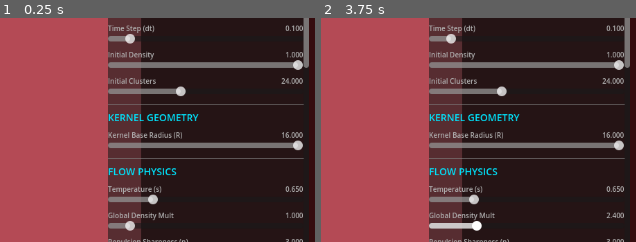
Above: before the commit, frames 1-2 (left to right).
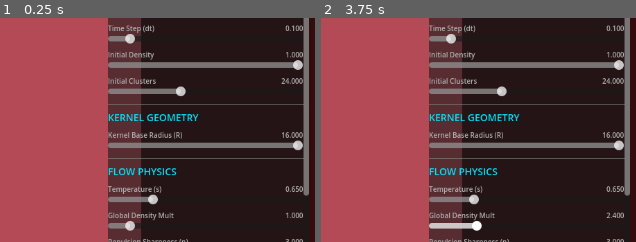
Above: after the commit, the same moments.

Repository: pvtrcorps/L_0001
Game: Godot game, scene res://simulation/Main.tscn
Two runs of this game, one before a commit and one after it. Both use one fixed random seed, a clock stepped at 60 frames per second and the inputs below.
Inputs (mouse positions are % of the whole screen's width and height, from its top left):
- Up to frame 1 (0.25 s): no input
- Up to frame 2 (3.75 s): tap Enter at 0.5, 2, 3.5 s; move the mouse to (65, 45) at 0.52 s; click (65, 45) at 0.67 s; tap Space at 1.25, 2.75 s; drag from (11, 55) to (30, 70) at 1.27 s; move the mouse to (49, 28) at 2.02 s; click (49, 28) at 2.17 s; drag from (30, 70) to (outside the picture) at 2.77 s; move the mouse to (75, 65) at 3.52 s; click (75, 65) at 3.67 s
The pictures show only the part of the screen within x 50-100%, y 19-69%; the shares and areas given below are measured in that part.

The runs differ from the first frame. In frame 1, 1.1% of the frame differs, in the area x 96-99%, y 21-80%; in frame 2, 1.1%.
Error before the commit: Cannot call method 'compute_list_begin' on a null value. (res://simulation/LeniaSimulation.gd:431)
Error after the commit: Parse Error: Cannot infer the type of "mouse_x" variable because the value doesn't have a set type. (res://simulation/GeneRangeSlider.gd:63)

Commit message:
UI: consolidate 16 gene ranges into dual-handle sliders

Diff:
--- /dev/null
+++ b/simulation/GeneRangeSlider.gd
@@ -0,0 +1,106 @@
+extends Control
+
+signal range_changed(min_value: float, max_value: float)
+
+@export var min_limit: float = 0.0:
+	set(value):
+		min_limit = value
+		queue_redraw()
+
+@export var max_limit: float = 1.0:
+	set(value):
+		max_limit = max(value, min_limit + 0.0001)
+		queue_redraw()
+
+@export var step: float = 0.01
+@export var handle_radius: float = 7.0
+
+var min_value: float = 0.25:
+	set(value):
+		min_value = _snap(clamp(value, min_limit, max_value))
+		queue_redraw()
+
+var max_value: float = 0.75:
+	set(value):
+		max_value = _snap(clamp(value, min_value, max_limit))
+		queue_redraw()
+
+var _dragging_min := false
+var _dragging_max := false
+
+func _ready():
+	custom_minimum_size = Vector2(0, 24)
+	mouse_filter = MOUSE_FILTER_STOP
+
+func setup(initial_min: float, initial_max: float, limit_min: float, limit_max: float, step_value: float = 0.01) -> void:
+	min_limit = limit_min
+	max_limit = limit_max
+	step = step_value
+	min_value = clamp(initial_min, min_limit, max_limit)
+	max_value = clamp(initial_max, min_value, max_limit)
+	queue_redraw()
+
+func _draw() -> void:
+	var center_y := size.y * 0.5
+	var left := handle_radius
+	var right := max(left + 1.0, size.x - handle_radius)
+
+	# Base track
+	draw_line(Vector2(left, center_y), Vector2(right, center_y), Color(0.25, 0.25, 0.25), 4.0)
+
+	# Active range
+	var min_x := _value_to_x(min_value)
+	var max_x := _value_to_x(max_value)
+	draw_line(Vector2(min_x, center_y), Vector2(max_x, center_y), Color(0.2, 0.8, 1.0), 5.0)
+
+	# Handles
+	draw_circle(Vector2(min_x, center_y), handle_radius, Color(0.85, 0.85, 0.9))
+	draw_circle(Vector2(max_x, center_y), handle_radius, Color(0.85, 0.85, 0.9))
+
+func _gui_input(event: InputEvent) -> void:
+	if event is InputEventMouseButton and event.button_index == MOUSE_BUTTON_LEFT:
+		if event.pressed:
+			var mouse_x := event.position.x
+			var min_x := _value_to_x(min_value)
+			var max_x := _value_to_x(max_value)
+			if abs(mouse_x - min_x) <= abs(mouse_x - max_x):
+				_dragging_min = true
+			else:
+				_dragging_max = true
+			_update_drag(event.position.x)
+		else:
+			_dragging_min = false
+			_dragging_max = false
+	elif event is InputEventMouseMotion:
+		if _dragging_min or _dragging_max:
+			_update_drag(event.position.x)
+
+func _update_drag(mouse_x: float) -> void:
+	var value := _x_to_value(mouse_x)
+	if _dragging_min:
+		var next_min := _snap(clamp(value, min_limit, max_value))
+		if not is_equal_approx(next_min, min_value):
+			min_value = next_min
+			emit_signal("range_changed", min_value, max_value)
+	elif _dragging_max:
+		var next_max := _snap(clamp(value, min_value, max_limit))
+		if not is_equal_approx(next_max, max_value):
+			max_value = next_max
+			emit_signal("range_changed", min_value, max_value)
+
+func _value_to_x(value: float) -> float:
+	if is_equal_approx(max_limit, min_limit):
+		return handle_radius
+	var t := (value - min_limit) / (max_limit - min_limit)
+	return lerp(handle_radius, max(size.x - handle_radius, handle_radius + 1.0), t)
+
+func _x_to_value(x: float) -> float:
+	var left := handle_radius
+	var right := max(left + 1.0, size.x - handle_radius)
+	var t := inverse_lerp(left, right, clamp(x, left, right))
+	return lerp(min_limit, max_limit, t)
+
+func _snap(value: float) -> float:
+	if step <= 0.0:
+		return value
+	return snappedf(value, step)
--- a/simulation/Main.gd
+++ b/simulation/Main.gd
@@ -3,6 +3,7 @@
 @onready var sim = $LeniaSimulation
 @onready var ui_container = $CanvasLayer/UI/Panel/Scroll/VBox
 const GeneHistogram = preload("res://simulation/GeneHistogram.gd")
+const GeneRangeSlider = preload("res://simulation/GeneRangeSlider.gd")
 var histogram_display
 var species_container
 var tooltip_panel
@@ -44,24 +45,22 @@
 		["wind_speed", "Wind Speed", 0.0, 2.0, 0.05]
 	],
 	"Gene Pools (Init)": [
-		["g_mu_min", "Archetype (Mu) Min", 0.0, 1.0, 0.05],
-		["g_mu_max", "Archetype (Mu) Max", 0.0, 1.0, 0.05],
-		["g_sigma_min", "Stability (Sigma) Min", 0.0, 1.0, 0.05],
-		["g_sigma_max", "Stability (Sigma) Max", 0.0, 1.0, 0.05],
-		["g_radius_min", "Effect Radius Min", 0.0, 1.0, 0.05],
-		["g_radius_max", "Effect Radius Max", 0.0, 1.0, 0.05],
-		["g_viscosity_min", "Viscosity Min", 0.0, 1.0, 0.05],
-		["g_viscosity_max", "Viscosity Max", 0.0, 1.0, 0.05],
-		["g_mobility_min", "Mobility Min", 0.0, 1.0, 0.05],
-		["g_mobility_max", "Mobility Max", 0.0, 1.0, 0.05],
-		["g_affinity_min", "Cohesion (Affinity) Min", 0.0, 1.0, 0.05],
-		["g_affinity_max", "Cohesion (Affinity) Max", 0.0, 1.0, 0.05],
-		["g_density_tol_min", "Density Tolerance Min", 0.0, 1.0, 0.05],
-		["g_density_tol_max", "Density Tolerance Max", 0.0, 1.0, 0.05],
-		["g_secretion_min", "Secretion Min", 0.0, 1.0, 0.05],
-		["g_secretion_max", "Secretion Max", 0.0, 1.0, 0.05],
-		["g_sensitivity_min", "Sensitivity Min", 0.0, 1.0, 0.05],
-		["g_sensitivity_max", "Sensitivity Max", 0.0, 1.0, 0.05]
+		["g_mu", "Archetype (Mu)", 0.0, 1.0, 0.05],
+		["g_sigma", "Stability (Sigma)", 0.0, 1.0, 0.05],
+		["g_radius", "Effect Radius", 0.0, 1.0, 0.05],
+		["g_viscosity", "Viscosity", 0.0, 1.0, 0.05],
+		["g_shape_a", "Shape A (Ring Balance)", 0.0, 1.0, 0.05],
+		["g_shape_b", "Shape B (Complexity)", 0.0, 1.0, 0.05],
+		["g_shape_c", "Shape C (Ring Spacing)", 0.0, 1.0, 0.05],
+		["g_inertia", "Inertia", 0.0, 1.0, 0.05],
+		["g_affinity", "Cohesion (Affinity)", 0.0, 1.0, 0.05],
+		["g_repulsion", "Repulsion", 0.0, 1.0, 0.05],
+		["g_density_tol", "Density Tolerance", 0.0, 1.0, 0.05],
+		["g_mobility", "Mobility", 0.0, 1.0, 0.05],
+		["g_secretion", "Secretion", 0.0, 1.0, 0.05],
+		["g_sensitivity", "Sensitivity", 0.0, 1.0, 0.05],
+		["g_emission_hue", "Emission Hue", 0.0, 1.0, 0.05],
+		["g_detection_hue", "Detection Hue", 0.0, 1.0, 0.05]
 	]
 }
 
@@ -134,23 +133,23 @@
 		"signal_emission_strength": "Signal Emission (Volume). Global Multiplier for how much signal creatures produce.",
 		"beta_selection": "Selection Pressure (β). Controls genome competition strength. 0.0=mass only, 1.0=balanced, 2.0=highly competitive.",
 
-		# Genes
-		"g_mu_min": "Archetype (Mu) Minimum. Optimal density for growth.",
-		"g_mu_max": "Archetype (Mu) Maximum.",
-		"g_sigma_min": "Stability (Sigma) Minimum. Tolerance range around the optimal density.",
-		"g_sigma_max": "Stability (Sigma) Maximum.",
-		"g_radius_min": "Effect Radius Minimum. Relative size of the creature's influence.",
-		"g_radius_max": "Effect Radius Maximum.",
-		"g_mobility_min": "Mobility (Flow) Minimum. How fast the creature can move/flow.",
-		"g_mobility_max": "Mobility (Flow) Maximum.",
-		"g_affinity_min": "Cohesion (Affinity) Minimum. Attraction strength to own species.",
-		"g_affinity_max": "Cohesion (Affinity) Maximum.",
-		"g_density_tol_min": "Density Tolerance (Lambda) Minimum. Width of the growth function.",
-		"g_density_tol_max": "Density Tolerance (Lambda) Maximum.",
-		"g_secretion_min": "Secretion Minimum. Amount of chemical signal produced.",
-		"g_secretion_max": "Secretion Maximum.",
-		"g_sensitivity_min": "Sensitivity Minimum. Sensitivity to the chemical signal.",
-		"g_sensitivity_max": "Sensitivity Maximum."
+		# Genes (single range slider controls both min/max)
+		"g_mu": "Archetype (Mu). Optimal density for growth.",
+		"g_sigma": "Stability (Sigma). Tolerance range around the optimal density.",
+		"g_radius": "Effect Radius. Relative size of the creature's influence.",
+		"g_viscosity": "Viscosity. Internal drag/friction in movement.",
+		"g_shape_a": "Shape A. Controls ring balance in kernel shape.",
+		"g_shape_b": "Shape B. Controls pattern complexity.",
+		"g_shape_c": "Shape C. Controls ring spacing.",
+		"g_inertia": "Inertia. Resistance to directional changes.",
+		"g_affinity": "Cohesion (Affinity). Attraction strength to own species.",
+		"g_repulsion": "Repulsion. Separation force against overcrowding.",
+		"g_density_tol": "Density Tolerance (Lambda). Width of the growth function.",
+		"g_mobility": "Mobility (Flow). How fast the creature can move/flow.",
+		"g_secretion": "Secretion. Amount of chemical signal produced.",
+		"g_sensitivity": "Sensitivity. Response to the chemical signal.",
+		"g_emission_hue": "Emission Hue. Identity/pitch of emitted signal.",
+		"g_detection_hue": "Detection Hue. Preferred hue/pitch to react to."
 	}
 
 	# Parameter sliders
@@ -167,6 +166,7 @@
 			var min_v = item[2]
 			var max_v = item[3]
 			var step_v = item[4]
+			var is_gene_range = group == "Gene Pools (Init)"
 
 			var container = VBoxContainer.new()
 			container.add_theme_constant_override("separation", 0)
@@ -181,36 +181,58 @@
 			var val_label = Label.new()
 			var initial_val = sim.get_parameter(key)
 			if initial_val == null: initial_val = 0.0 # Fallback for new keys
-			val_label.text = str(initial_val).pad_decimals(3)
 			val_label.name = "Val_" + key
 			val_label.add_theme_font_size_override("font_size", 10)
 			val_label.add_theme_color_override("font_color", Color(0.7, 0.7, 0.7))
+			if is_gene_range:
+				var initial_min = sim.get_parameter(key + "_min")
+				var initial_max = sim.get_parameter(key + "_max")
+				if initial_min == null: initial_min = min_v
+				if initial_max == null: initial_max = max_v
+				val_label.text = "%s - %s" % [str(initial_min).pad_decimals(3), str(initial_max).pad_decimals(3)]
+			else:
+				val_label.text = str(initial_val).pad_decimals(3)
 
 			lbl_hbox.add_child(label)
 			lbl_hbox.add_child(val_label)
 
-			var slider = HSlider.new()
-			slider.min_value = min_v
-			slider.max_value = max_v
-			slider.step = step_v
-			slider.value = initial_val
-			slider.size_flags_vertical = Control.SIZE_EXPAND_FILL
+			var slider_control: Control
+			if is_gene_range:
+				var range_slider = GeneRangeSlider.new()
+				var range_min = sim.get_parameter(key + "_min")
+				var range_max = sim.get_parameter(key + "_max")
+				if range_min == null: range_min = min_v
+				if range_max == null: range_max = max_v
+				range_slider.setup(range_min, range_max, min_v, max_v, step_v)
+				range_slider.range_changed.connect(func(v_min, v_max):
+					sim.set_parameter(key + "_min", v_min)
+					sim.set_parameter(key + "_max", v_max)
+					val_label.text = "%s - %s" % [str(v_min).pad_decimals(3), str(v_max).pad_decimals(3)]
+				)
+				slider_control = range_slider
+			else:
+				var slider = HSlider.new()
+				slider.min_value = min_v
+				slider.max_value = max_v
+				slider.step = step_v
+				slider.value = initial_val
+				slider.value_changed.connect(func(v):
+					sim.set_parameter(key, v)
+					val_label.text = str(v).pad_decimals(3)
+				)
+				slider_control = slider
+
+			slider_control.size_flags_vertical = Control.SIZE_EXPAND_FILL
 
 			# Apply Tooltips
 			if tooltips.has(key):
 				var tt = tooltips[key]
 				label.tooltip_text = tt
 				val_label.tooltip_text = tt
-				slider.tooltip_text = tt
-
-			# Connect using the new API
-			slider.value_changed.connect(func(v):
-				sim.set_parameter(key, v)
-				val_label.text = str(v).pad_decimals(3)
-			)
+				slider_control.tooltip_text = tt
 
 			container.add_child(lbl_hbox)
-			container.add_child(slider)
+			container.add_child(slider_control)
 			ui_container.add_child(container)
 
 		ui_container.add_child(HSeparator.new())
